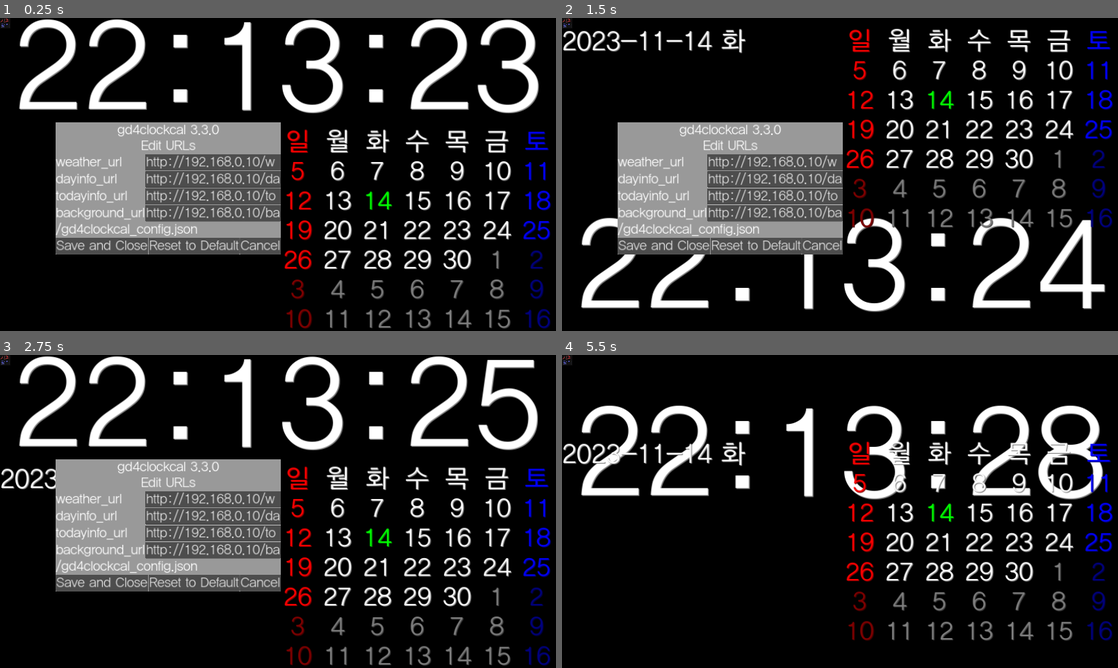
Above: before the commit, frames 1-4 (two rows, left to right).
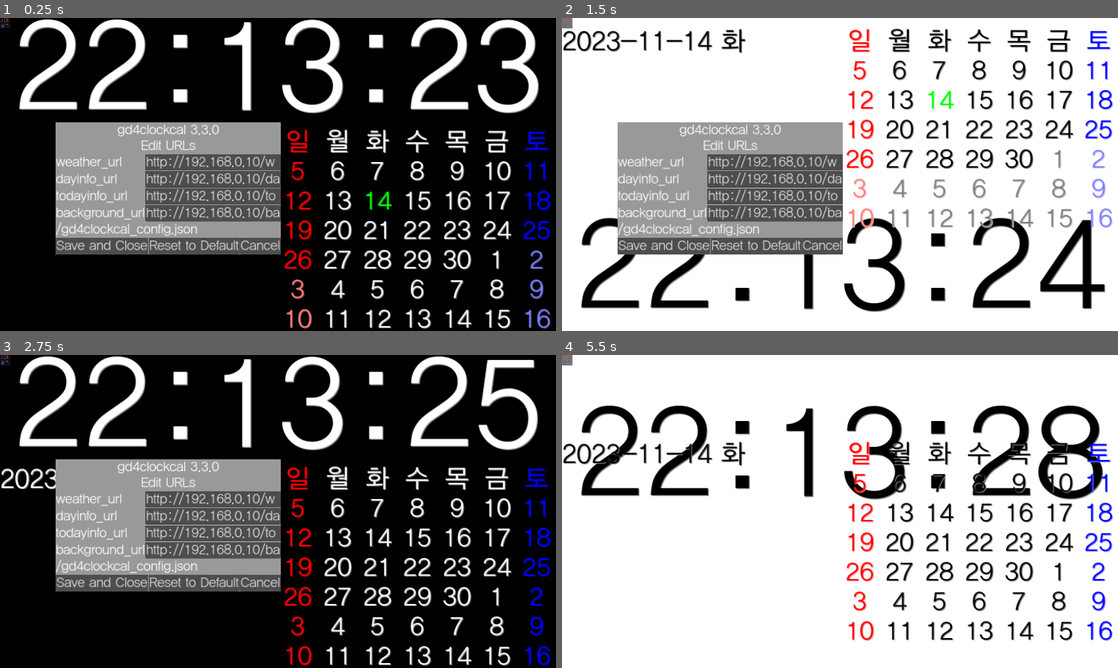
Above: after the commit, the same moments.

Repository: kasworld/gd4clockcal
Game: Godot game, scene res://main.tscn
Two runs of this game, one before a commit and one after it. Both use one fixed random seed, a clock stepped at 60 frames per second and the inputs below.
Inputs (mouse positions are in pixels of both pictures, inside the frame that each line leads up to):
- Up to frame 1 (0.25 s): no input
- Up to frame 2 (1.5 s): tap Enter at 0.5 s; move the mouse to (962, 158) at 0.52 s; click (962, 158) at 0.67 s; move the mouse to (728, 190) at 1.27 s; click (728, 190) at 1.42 s
- Up to frame 3 (2.75 s): move the mouse to (333, 442) at 2.02 s; click (333, 442) at 2.17 s
- Up to frame 4 (5.5 s): tap Space at 2.75 s; move the mouse to (812, 574) at 2.77 s; click (812, 574) at 2.92 s; click (567, 361) at 3.5 s; click "Cancel" at 4.25 s; move the mouse to (1006, 558) at 5.02 s; click (1006, 558) at 5.17 s

The runs differ from the first frame. In frame 1, 1.3% of the frame differs, in the area x 51-99%, y 74-100%; in frame 2, 82%; in frame 3, 1.5%; in frame 4, 99%, in the area x 0-100%, y 0-100%.
Error in both runs: Attempt to call function 'store_line' in base 'null instance' on a null instance. (res://config.gd:29)

Commit message:
dark, light mode change

Diff:
--- a/calendar/calendar.gd
+++ b/calendar/calendar.gd
@@ -11,6 +11,12 @@
 	init_calendar_labels(h/8)
 	update_calendar()
 
+func update_color():
+	for i in range(7): # week title + 6 week
+		for j in Global.weekdaystring.size():
+			var co = Global.colors.weekday[j][0]
+			Global.set_label_color(calendar_labels[i][j], co, Global.make_shadow_color(co))
+
 func init_calendar_labels(font_size :float):
 	# prepare calendar
 	for _i in range(7): # week title + 6 week
@@ -21,7 +27,7 @@
 			lb.size_flags_horizontal = Control.SIZE_EXPAND_FILL
 			lb.horizontal_alignment = HorizontalAlignment.HORIZONTAL_ALIGNMENT_CENTER
 			lb.vertical_alignment = VerticalAlignment.VERTICAL_ALIGNMENT_CENTER
-			var co = Global.weekdayColorInfo[j][0]
+			var co = Global.colors.weekday[j][0]
 			lb.label_settings = Global.make_label_setting(font_size, co, Global.make_shadow_color(co))
 			$GridCalendar.add_child(lb)
 			ln.append(lb)
@@ -38,11 +44,11 @@
 			var dayIndexDict = Time.get_date_dict_from_unix_time(dayIndex)
 			var curLabel = calendar_labels[week+1][wd]
 			curLabel.text = "%d" % dayIndexDict["day"]
-			var co = Global.weekdayColorInfo[wd][0]
+			var co = Global.colors.weekday[wd][0]
 			if dayIndexDict["month"] != todayDict["month"]:
-				co = Global.weekdayColorInfo[wd][1]
+				co = Global.colors.weekday[wd][1]
 			elif dayIndexDict["day"] == todayDict["day"]:
-				co = Global.todayColor
+				co = Global.colors.today
 			Global.set_label_color(curLabel, co, Global.make_shadow_color(co))
 			dayIndex += 24*60*60
 
--- a/global.gd
+++ b/global.gd
@@ -3,27 +3,57 @@
 # for calendar ans date_label
 const weekdaystring = ["일","월","화","수","목","금","토"]
 
-# for calendar
-var weekdayColorInfo = [
-	# on month color, off month color
-	[Color.RED, make_shadow_color(Color.RED)],  # sunday
-	[Color.WHITE, make_shadow_color(Color.WHITE)],  # monday
-	[Color.WHITE, make_shadow_color(Color.WHITE)],
-	[Color.WHITE, make_shadow_color(Color.WHITE)],
-	[Color.WHITE, make_shadow_color(Color.WHITE)],
-	[Color.WHITE, make_shadow_color(Color.WHITE)],
-	[Color.BLUE, make_shadow_color(Color.BLUE)],  # saturday
-]
-var todayColor = Color.GREEN
-var timelabel_color = Color.WHITE
-var infolabel_color = Color.WHITE
-var paneloption_color = Color.WHITE
+var colors_dark = {
+	weekday = [
+		[Color.RED, make_shadow_color(Color.RED)],  # sunday
+		[Color.WHITE, make_shadow_color(Color.WHITE)],  # monday
+		[Color.WHITE, make_shadow_color(Color.WHITE)],
+		[Color.WHITE, make_shadow_color(Color.WHITE)],
+		[Color.WHITE, make_shadow_color(Color.WHITE)],
+		[Color.WHITE, make_shadow_color(Color.WHITE)],
+		[Color.BLUE, make_shadow_color(Color.BLUE)],  # saturday
+	],
+	today = Color.GREEN,
+	timelabel = Color.WHITE,
+	infolabel = Color.WHITE,
+	paneloption = Color.WHITE,
+	default_clear = Color.BLACK,
+}
+var colors_light = 	{
+	weekday = [
+		[Color.RED, make_shadow_color(Color.RED)],  # sunday
+		[Color.BLACK, make_shadow_color(Color.BLACK)],  # monday
+		[Color.BLACK, make_shadow_color(Color.BLACK)],
+		[Color.BLACK, make_shadow_color(Color.BLACK)],
+		[Color.BLACK, make_shadow_color(Color.BLACK)],
+		[Color.BLACK, make_shadow_color(Color.BLACK)],
+		[Color.BLUE, make_shadow_color(Color.BLUE)],  # saturday
+	],
+	today = Color.GREEN,
+	timelabel = Color.BLACK,
+	infolabel = Color.BLACK,
+	paneloption = Color.BLACK,
+	default_clear = Color.WHITE,
+}
+var colors = colors_dark
 
 var font = preload("res://HakgyoansimBareondotumR.ttf")
 
 # common functions
+var dark_mode = true
+func set_dark_mode(b :bool):
+	dark_mode = b
+	if dark_mode :
+		colors = colors_dark
+	else :
+		colors = colors_light
+	RenderingServer.set_default_clear_color(colors.default_clear)
+
 func make_shadow_color(co :Color)->Color:
-	return co.darkened(0.5)
+	if dark_mode:
+		return co.darkened(0.5)
+	else :
+		return co.lightened(0.5)
 
 func set_label_color(lb :Label, co1 :Color, co2 :Color)->void:
 	lb.label_settings.font_color = co1
--- a/info_label/info_label.gd
+++ b/info_label/info_label.gd
@@ -32,6 +32,10 @@
 func todayinfo_fail():
 	pass
 
+func update_color():
+	var co = Global.colors.infolabel
+	Global.set_label_color($LabelInfo, co, Global.make_shadow_color(co))
+
 func update_info_label( ):
 	var dayinfo = day_info.get_daystringlist()
 	var all = [make_date_string()]
--- a/main.gd
+++ b/main.gd
@@ -8,24 +8,32 @@
 
 # Called when the node enters the scene tree for the first time.
 func _ready():
+	Global.set_dark_mode(true)
+
 	vp_size = get_viewport_rect().size
 	timepos = [Vector2(0, -vp_size.y*0.04 ), Vector2(0, vp_size.y -vp_size.y*0.35)]
 	calpos = [Vector2(vp_size.x/2, vp_size.y*0.35 ), Vector2(0, 0)]
 	infopos = [Vector2(0, vp_size.y*0.35 ), Vector2(vp_size.x/2, 0)]
 
-	var co = Global.paneloption_color
+	var co = Global.colors.paneloption
 	$PanelOption.init(vp_size.x/10, vp_size.y/3, vp_size.x/2 , vp_size.y/2, co, Global.make_shadow_color(co))
 	$PanelOption.config_changed.connect(config_changed)
 	init_request_dict()
 
 	bgImage = Image.create(vp_size.x,vp_size.y,true,Image.FORMAT_RGBA8)
 
-	co = Global.timelabel_color
+	co = Global.colors.timelabel
 	$TimeLabel.init(0, 0, vp_size.x, vp_size.y*0.42, co, Global.make_shadow_color(co))
 	$Calendar.init(0, 0, vp_size.x/2, vp_size.y*0.65)
-	co = Global.infolabel_color
+	co = Global.colors.infolabel
 	$InfoLabel.init(0, 0, vp_size.x/2, vp_size.y*0.65, co, Global.make_shadow_color(co) )
 	reset_pos()
+
+func update_color(darkmode :bool):
+	Global.set_dark_mode(darkmode)
+	$TimeLabel.update_color()
+	$InfoLabel.update_color()
+	$Calendar.update_color()
 
 func reset_pos():
 	$TimeLabel.position = timepos[0]
@@ -42,6 +50,7 @@
 
 func animove_toggle() :
 	animove_enable = not animove_enable
+	update_color(not Global.dark_mode)
 	if animove_enable:
 		animove_state = 0
 		animove_begin_tick = Time.get_unix_time_from_system()
--- a/time_label/time_label.gd
+++ b/time_label/time_label.gd
@@ -8,6 +8,10 @@
 	$LabelTime.label_settings = Global.make_label_setting(w/4.5, co1, co2)
 	_on_timer_timeout()
 
+func update_color():
+	var co = Global.colors.timelabel
+	Global.set_label_color($LabelTime, co, Global.make_shadow_color(co))
+
 var old_time_dict = {"second":0} # datetime dict
 func _on_timer_timeout() -> void:
 	var time_now_dict = Time.get_datetime_dict_from_system()
